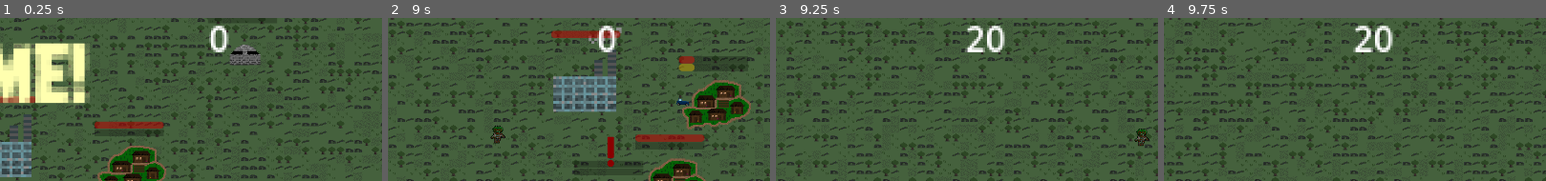
Above: before the commit, frames 1-4 (left to right).
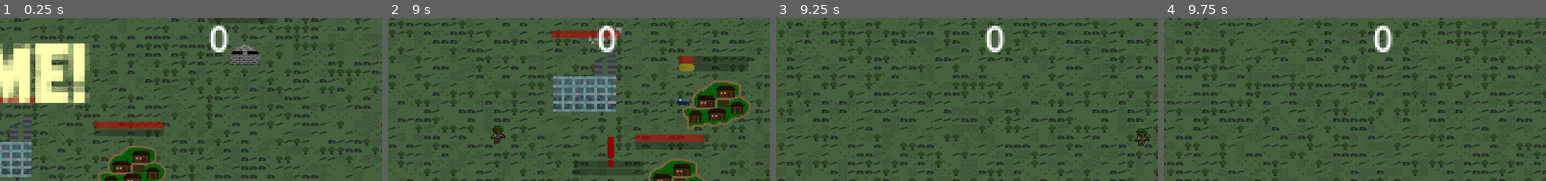
Above: after the commit, the same moments.

Repository: lewis785/ludum-dare-53
Game: Godot game, scene res://scenes/main.tscn
The game is run twice, just before and just after one commit, with the same random seed, the same clock (stepped at 60 frames per second) and the same inputs.
Inputs (mouse positions are % of the whole screen's width and height, from its top left):
- Up to frame 1 (0.25 s): no input
- Up to frame 2 (9 s): click "start" at 0.5 s; click "skip" at 1.25 s; click "slow" at 2 s; click "skip" at 2.75 s; click "slow" at 3.5 s; click "skip" at 4.25 s; click "slow" at 5 s; click "pause" at 5.75 s; click "paused" at 6.5 s; move the mouse to (67, 53) at 7.27 s; press the mouse at (67, 53) at 7.28 s; move the mouse to (54, 85) at 8.02 s; release the mouse at (54, 85) at 8.03 s; tap S (camera_down) at 8.1 s; click (54, 85) at 8.17 s; move the mouse to (62, 57) at 8.77 s; hold A (camera_left) from 8.78 s (still down); click (62, 57) at 8.92 s
- Up to frame 3 (9.25 s): keep holding A (camera_left)
- Up to frame 4 (9.75 s): move the mouse to (32, 22) at 9.52 s; release A (camera_left) at 9.53 s; tap D (camera_right) at 9.6 s; click (32, 22) at 9.67 s
The pictures show only the part of the screen within x 50-100%, y 7-57%; the shares and areas given below are measured in that part.

Frames 1-2 are identical in both runs. In frame 3, 0.7% of the frame differs, in the area x 49-60%, y 4-22%; in frame 4, 0.7%.

Commit message:
update structures values

Diff:
--- a/scenes/structure/structure.tscn
+++ b/scenes/structure/structure.tscn
@@ -9,6 +9,7 @@
 [ext_resource type="Texture2D" uid="uid://dsl06clss4god" path="res://assets/village/ui_borders.png" id="6_6ghwf"]
 [ext_resource type="PackedScene" uid="uid://diu6ls3spsxlf" path="res://scenes/enemy/target.tscn" id="6_tyybt"]
 [ext_resource type="PackedScene" uid="uid://bedx7ybi8m0ef" path="res://scenes/supply_store/supply_store.tscn" id="9_ktk31"]
+[ext_resource type="Texture2D" uid="uid://crg5lh8xmoylf" path="res://assets/heart.png" id="10_8x0iy"]
 [ext_resource type="AudioStream" uid="uid://b7hltg4hncbck" path="res://sounds/effects/Ting.wav" id="10_27gmi"]
 [ext_resource type="PackedScene" uid="uid://dws8yrkuha0xn" path="res://scenes/status_bar/status_bar.tscn" id="10_srmwv"]
 [ext_resource type="Texture2D" uid="uid://c88nwnkcbc10f" path="res://assets/projectile/single_bullet.png" id="11_flws3"]
@@ -128,14 +129,15 @@
 [sub_resource type="CircleShape2D" id="CircleShape2D_l3nck"]
 radius = 200.0
 
-[node name="structure" type="Node2D" groups=["structures"]]
+[node name="structure" type="Node2D" groups=["game", "structures"]]
 script = ExtResource("1_lu5co")
 
 [node name="entity" parent="." instance=ExtResource("2_f0kq4")]
 active = false
-health = 100
-max_health = 100
-damage = 10
+health = 200
+max_health = 200
+damage = 20
+priority_weight = 2
 
 [node name="StructureArea2D" type="Area2D" parent="."]
 position = Vector2(1, 1)
@@ -181,6 +183,7 @@
 label = "Health"
 percentage = 100
 colour = Color(1, 0, 0, 1)
+texture = ExtResource("10_8x0iy")
 
 [node name="supply" parent="." instance=ExtResource("10_srmwv")]
 offset_left = -67.0
@@ -192,6 +195,7 @@
 texture = ExtResource("11_flws3")
 
 [node name="ScoreTimer" type="Timer" parent="."]
+wait_time = 5.0
 
 [node name="AudioStreamPlayer2D" type="AudioStreamPlayer2D" parent="."]
 stream = ExtResource("10_27gmi")
@@ -201,7 +205,7 @@
 position = Vector2(0, -103)
 texture = ExtResource("11_il31b")
 
-[node name="Score" type="Label" parent="."]
+[node name="Score" type="Label" parent="." groups=["game"]]
 visible = false
 offset_left = -45.0
 offset_top = -66.0
Not shown: 1 places in scenes/structure/structure.tscn that only renumber resources
